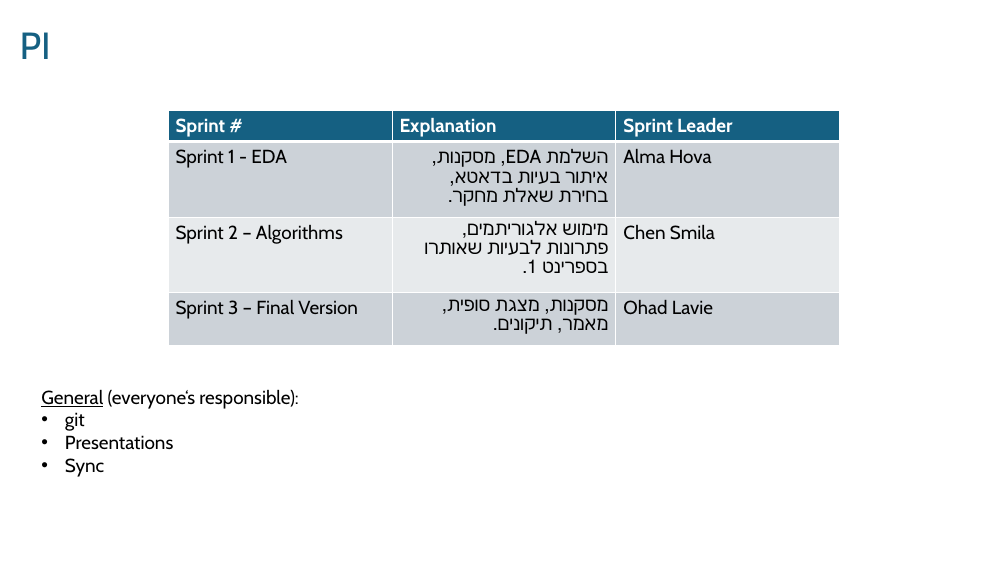
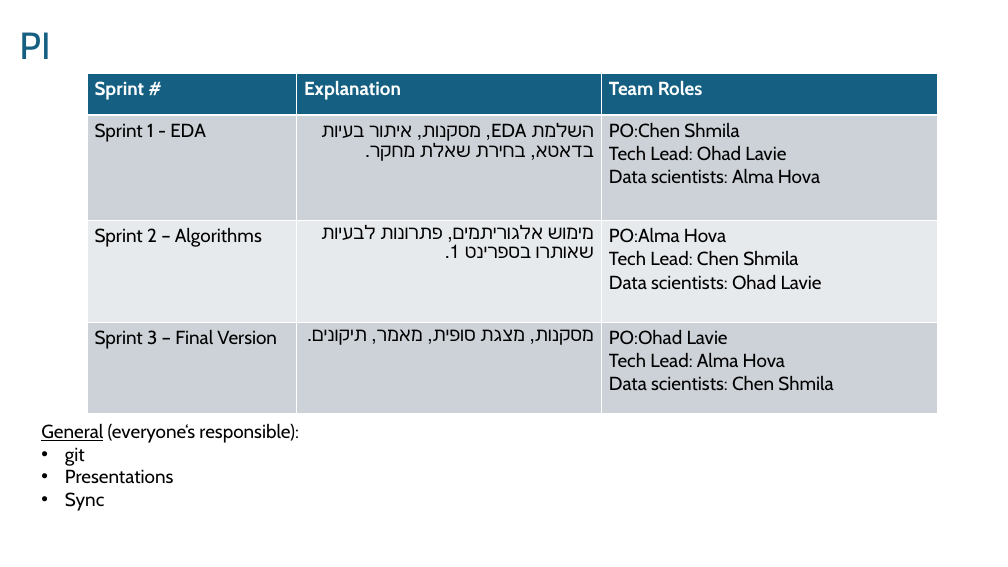
Before and after one commit to almahova/iemocap-proj, a slide deck: slide 10 of docs/presentation_IEMOCAP_EDA.pptx. Drawn at 1008x567 pixels with LibreOffice and Linux fonts; fonts in the diff are those of the drawing. Boxes give left, top, right and bottom in pixels: in the first picture for what was removed or moved away, otherwise in the second. Text is boxed around its words. In the diff, an @@ line names an element or a change of style, - is before the commit and + after.

```diff
--- a/docs/presentation_IEMOCAP_EDA.pptx
+++ b/docs/presentation_IEMOCAP_EDA.pptx
@@ table at <box>87,73,938,414</box> @@
-row 1, column 3: Sprint Leader
+row 1, column 3: Team Roles
-row 2, column 3: Alma Hova
+row 2, column 3: PO:Chen Shmila Tech Lead: Ohad Lavie Data scientists: Alma Hova
-row 3, column 3: Chen Smila
+row 3, column 3: PO:Alma Hova Tech Lead: Chen Shmila Data scientists: Ohad Lavie
-row 4, column 3: Ohad Lavie
+row 4, column 3: PO:Ohad Lavie Tech Lead: Alma Hova Data scientists: Chen Shmila
@@ borders changed @@
@@ table: place and size @@
-table at <box>168,110,839,338</box>
+table at <box>87,73,938,414</box>
@@ text "General (everyone‘s responsible):": place and size @@
-text "General (everyone‘s responsible):" at <box>41,389,298,477</box>
+text "General (everyone‘s responsible):" at <box>41,423,298,511</box>
```
Also in this commit, not shown: 9 other slides changed, 1 other file.
